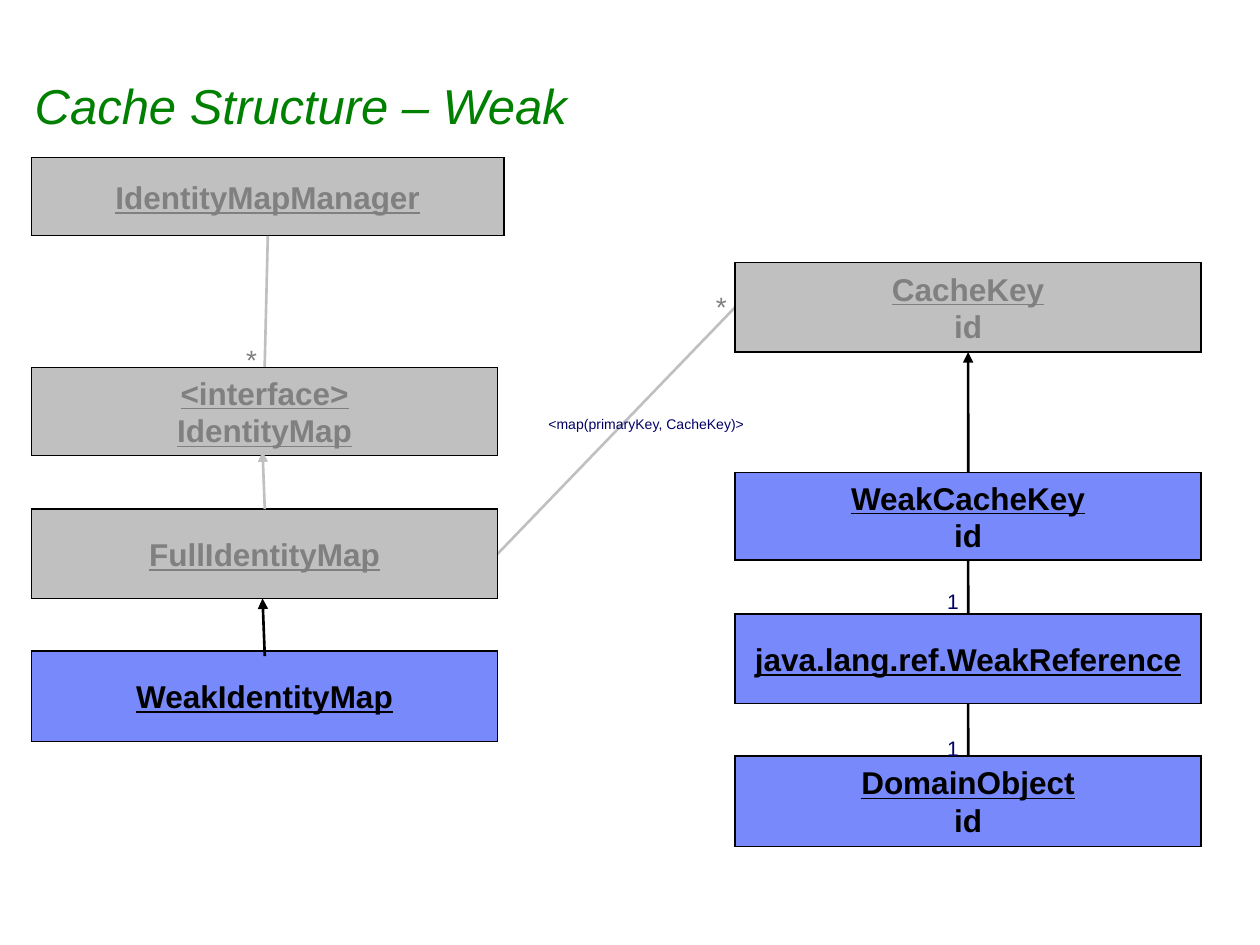
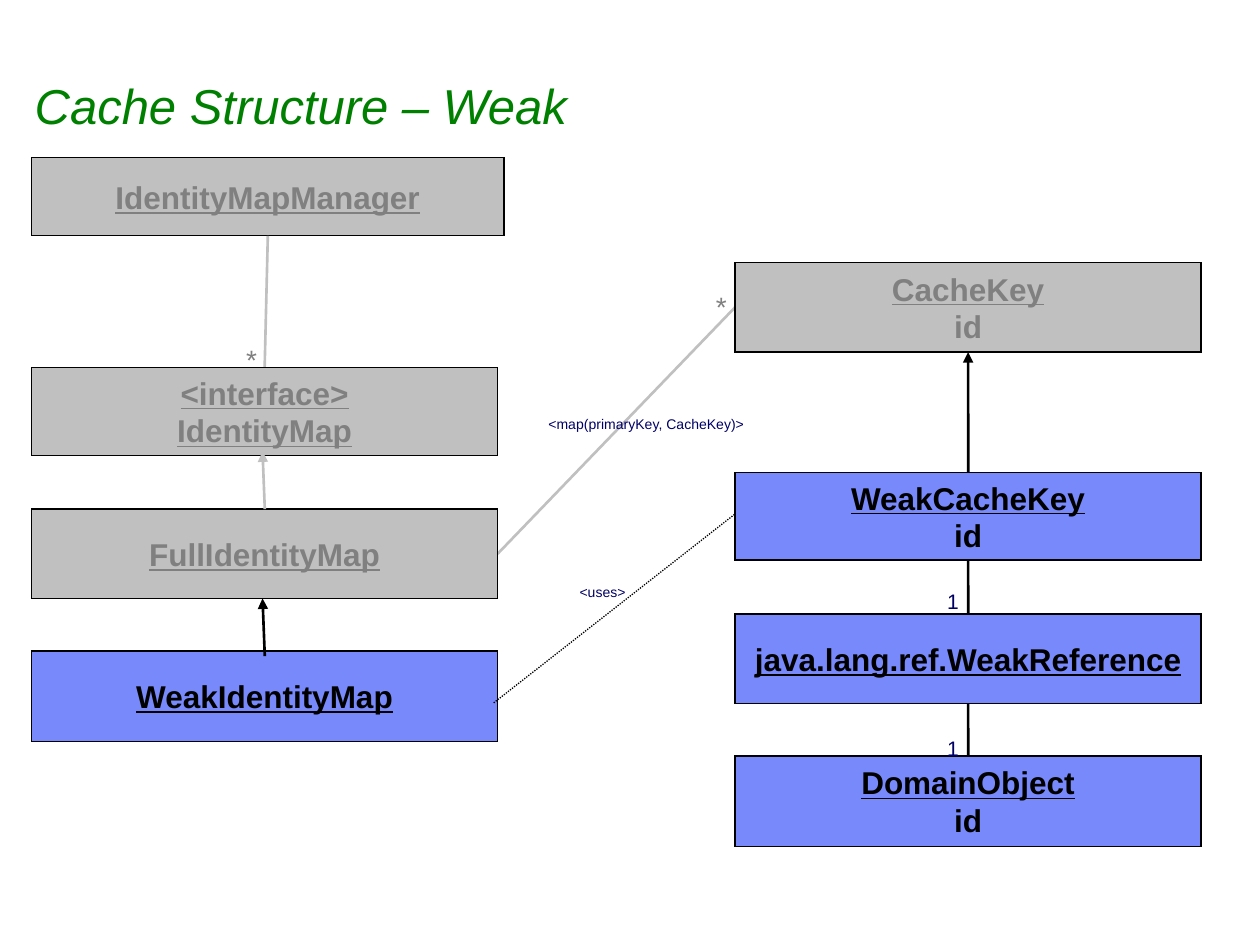
Before and after one commit to sabineheider/incubator, a slide deck: slide 8 of summit-2010/EclipseLink_Intro_Cache.ppt (slide 9 before the commit). Drawn at 1260x945 pixels with LibreOffice and Linux fonts; fonts in the diff are those of the drawing; background and template pictures are left out. Boxes give left, top, right and bottom in pixels: in the first picture for what was removed or moved away, otherwise in the second. Text is boxed around its words. In the diff, an @@ line names an element or a change of style, - is before the commit and + after.

```diff
--- a/summit-2010/EclipseLink_Intro_Cache.ppt
+++ b/summit-2010/EclipseLink_Intro_Cache.ppt
@@ line added from (494, 703) to (736, 514), #000000 0.74 pt dashed @@
@@ text added at [580, 589, 626, 601], 8 pt, text #000066 @@
+<uses>
```
Also in this commit, not shown: 2 other slides changed, 2 slides added.
